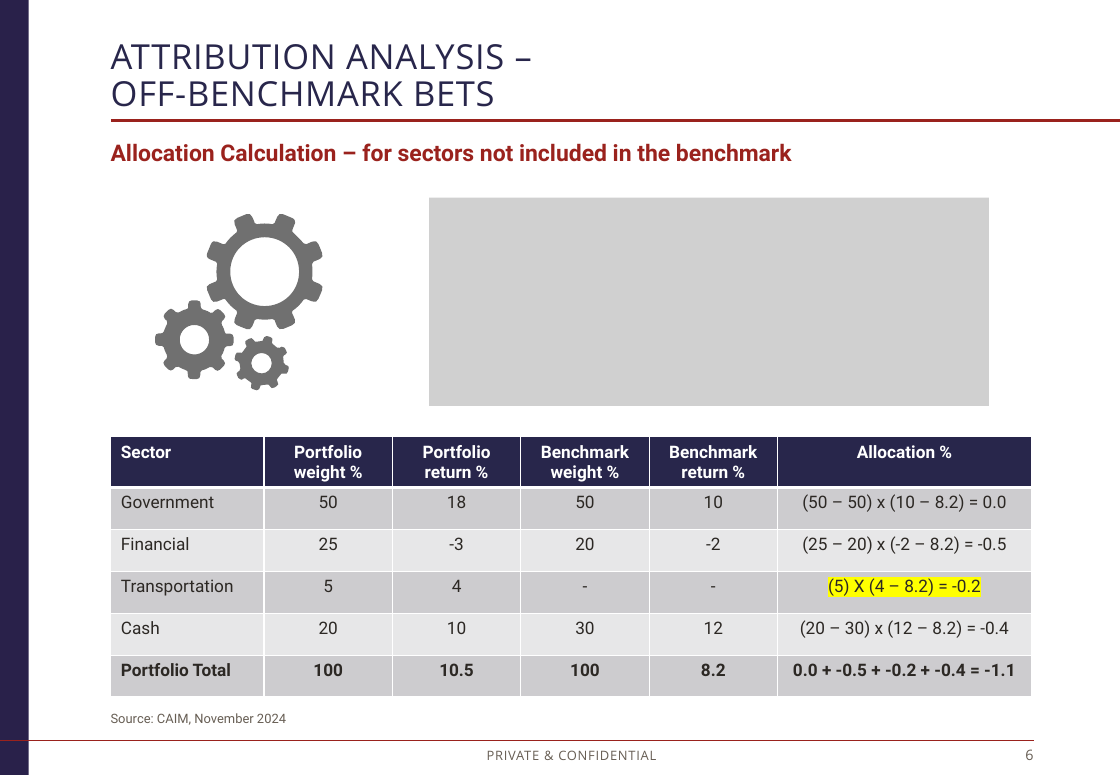
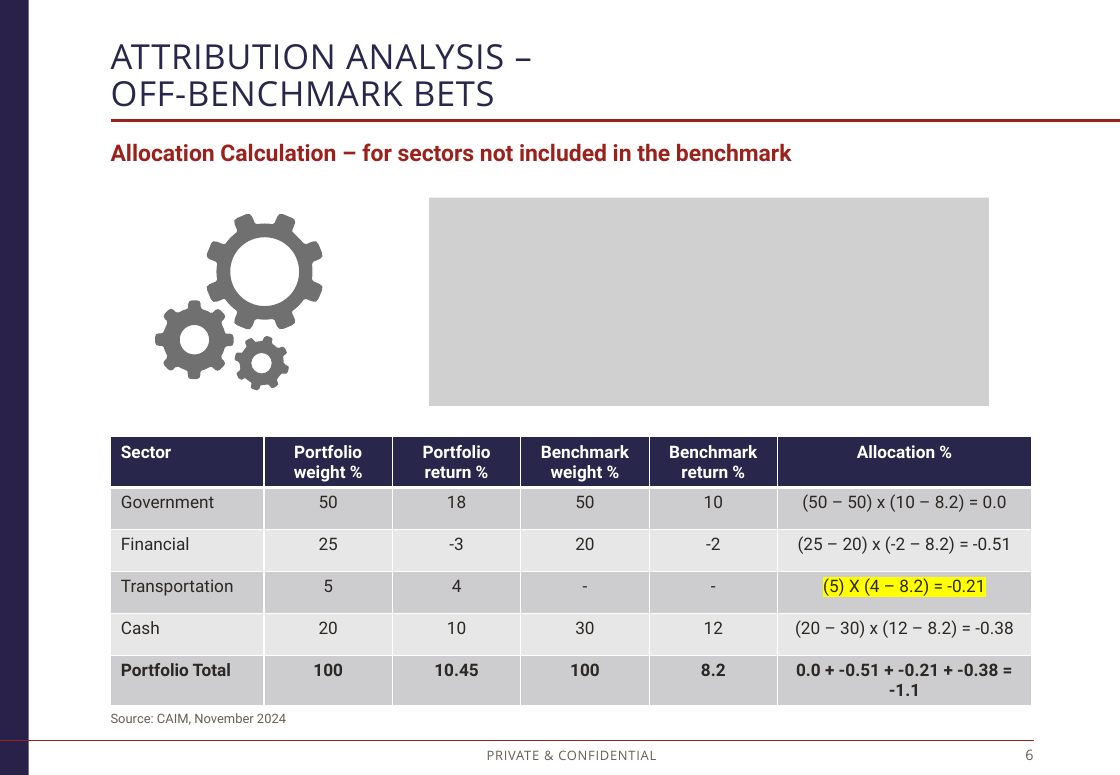
Before and after one commit to caim-code/cb-workshop-nov24, a slide deck: slide 6 of CAIM CB R3 - Return Attribution.pptx. Drawn at 1120x775 pixels with LibreOffice and Linux fonts; fonts in the diff are those of the drawing; grey boxes stand for pictures; background and template pictures are left out. Boxes give left, top, right and bottom in pixels: in the first picture for what was removed or moved away, otherwise in the second. Text is boxed around its words. In the diff, an @@ line names an element or a change of style, - is before the commit and + after.

```diff
--- a/CAIM CB R3 - Return Attribution.pptx
+++ b/CAIM CB R3 - Return Attribution.pptx
@@ table at (111,437,1031,700) @@
-row 3, column 6: (25 – 20) x (-2 – 8.2) = -0.5
+row 3, column 6: (25 – 20) x (-2 – 8.2) = -0.51
-row 4, column 6: (5) X (4 – 8.2) = -0.2
+row 4, column 6: (5) X (4 – 8.2) = -0.21
-row 5, column 6: (20 – 30) x (12 – 8.2) = -0.4
+row 5, column 6: (20 – 30) x (12 – 8.2) = -0.38
-row 6, column 3: 10.5
+row 6, column 3: 10.45
-row 6, column 6: 0.0 + -0.5 + -0.2 + -0.4 = -1.1
+row 6, column 6: 0.0 + -0.51 + -0.21 + -0.38 = -1.1
```
Also in this commit, not shown: 1 other slide changed.
